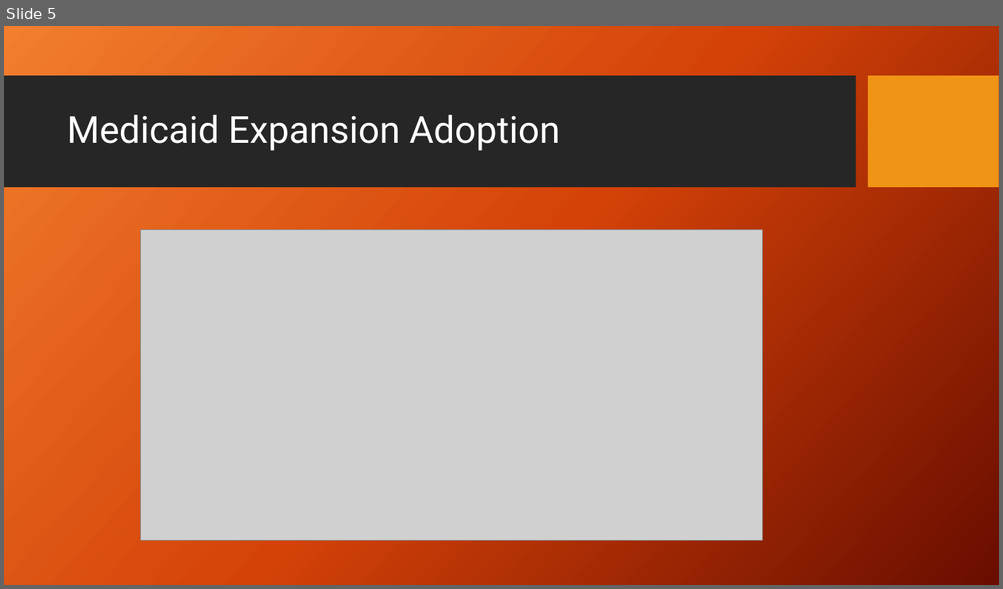
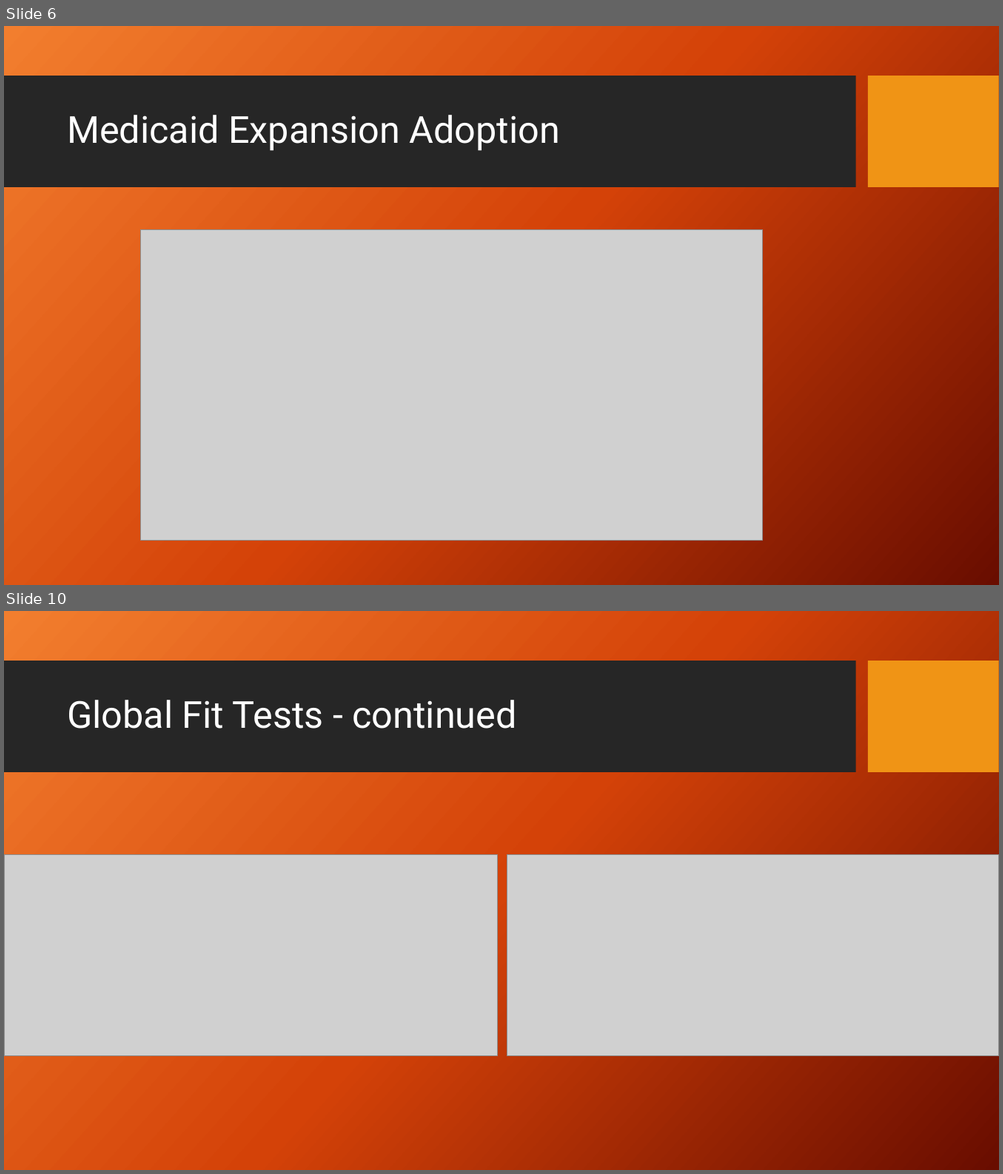
Before and after one commit to AGDeighan/STA585-Final_Project, a slide deck: Presentation.pptx. Shown one above the other, each under a label of ours: slide 5 before the commit, slides 6 and 10 after it; the slides between them are not shown. The pictures are 1003x589 and 1003x1174 pixels, drawn with LibreOffice and Linux fonts; fonts in the diff are those of the drawing; grey boxes stand for pictures; background and template pictures are left out. Boxes give left, top, right and bottom in pixels: in the first picture for what was removed or moved away, otherwise in the second. Text is boxed around its words. In the diff, an @@ line names an element or a change of style, - is before the commit and + after.

```diff
--- a/Presentation.pptx
+++ b/Presentation.pptx
@@ slide 10 added at [4,611,999,1170], background picture (left out); not listed: 2 template elements that a slide beside it also shows @@
@@ title added at [67,700,517,729], 36 pt, text #FFFFFF @@
+Global Fit Tests - continued
@@ picture added at [4,855,497,1056] @@
@@ picture added at [507,855,999,1056] @@
@@ what was slide 5 is now slide 6 @@
```
Also in this commit, not shown: 10 other slides added, 8 other files.
